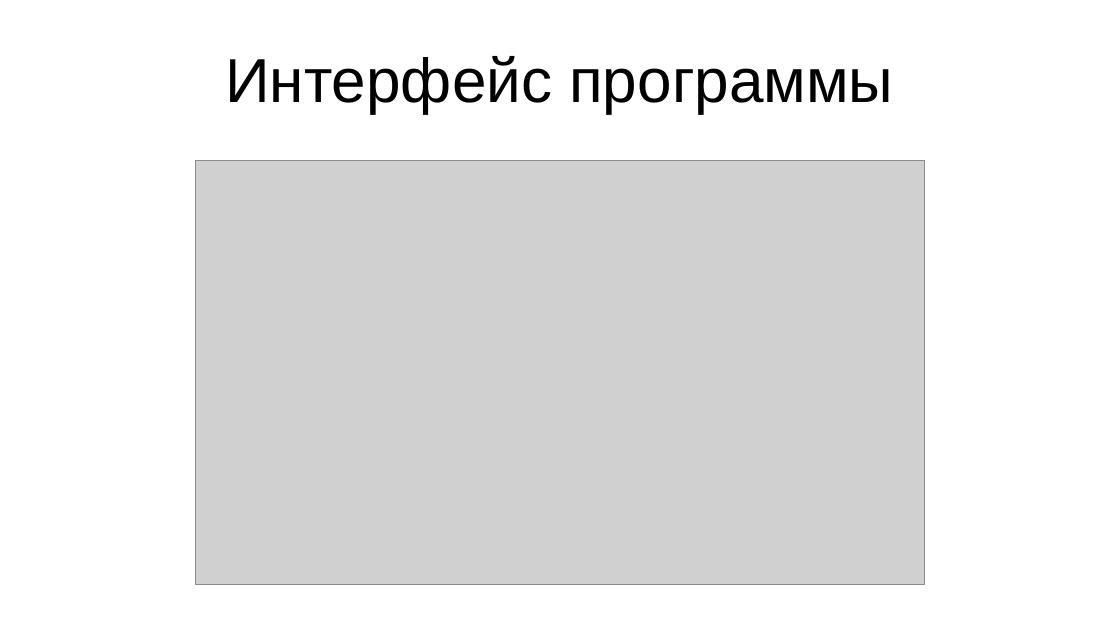
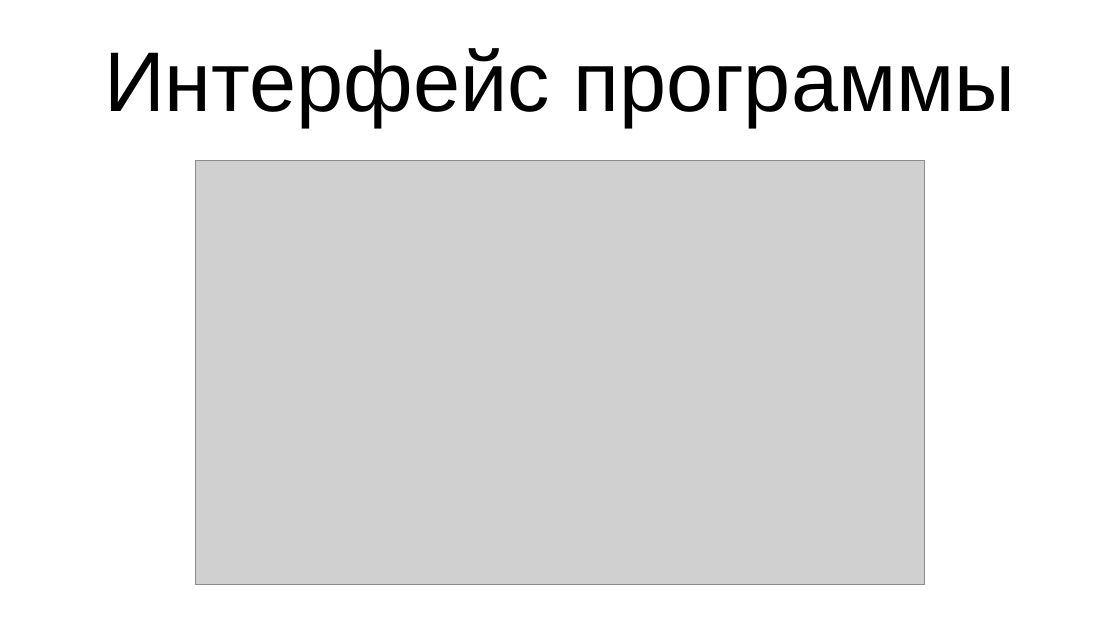
Before and after one commit to agarmirus/slime_toy_course_project, a slide deck: slide 16 of docs/pres/pres.odp. Drawn at 1120x630 pixels with LibreOffice and Linux fonts; fonts in the diff are those of the drawing; grey boxes stand for pictures. Boxes give left, top, right and bottom in pixels: in the first picture for what was removed or moved away, otherwise in the second. Text is boxed around its words. In the diff, an @@ line names an element or a change of style, - is before the commit and + after.

```diff
--- a/docs/pres/pres.odp
+++ b/docs/pres/pres.odp
@@ title "Интерфейс программы" at [104, 48, 1015, 126]: size 44 to 60 pt @@
```
Also in this commit, not shown: 13 other slides changed, 12 other files.
